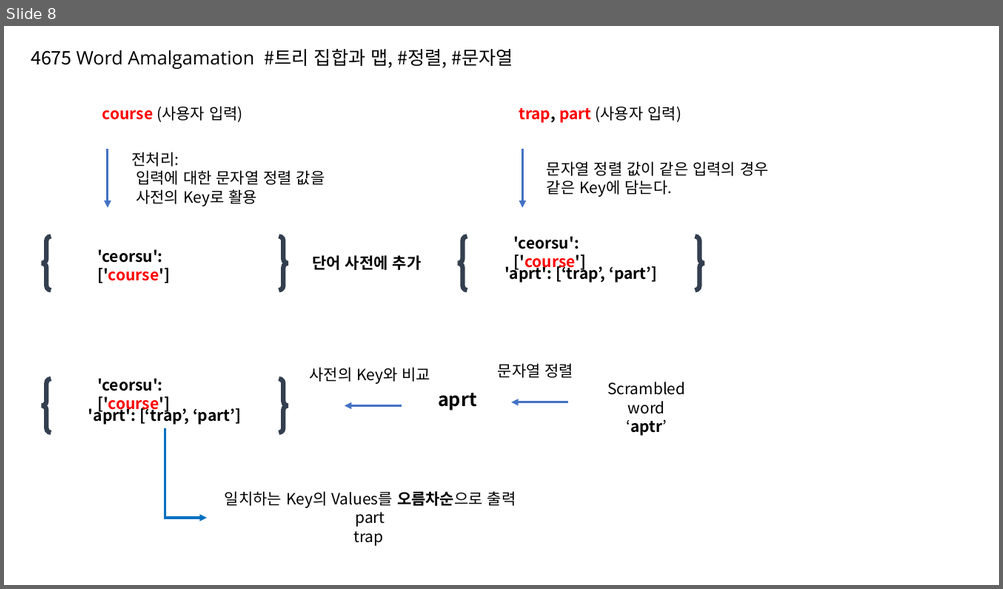
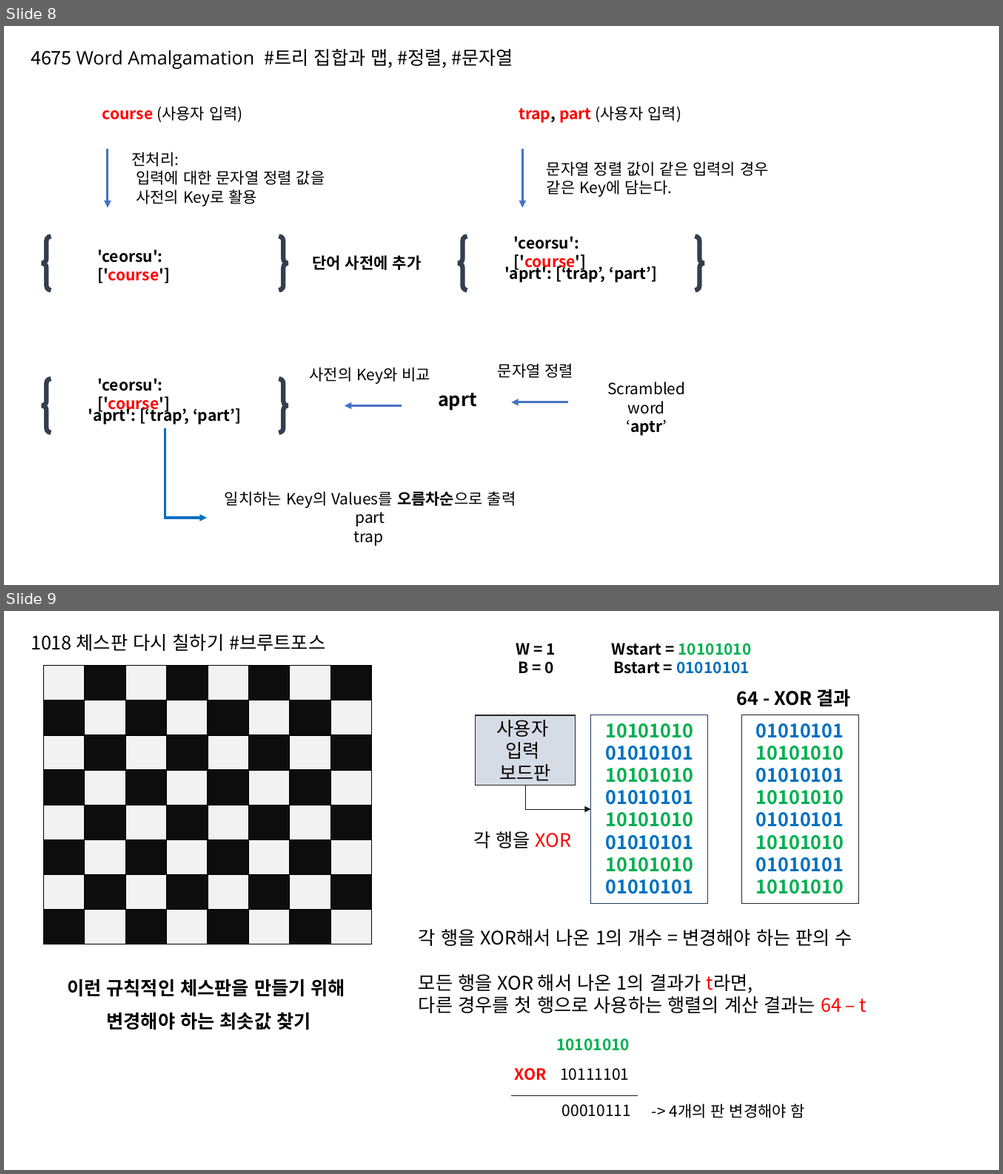
Before and after one commit to phantom0119/Baekjoon, a slide deck: 참고자료.pptx. Shown one above the other, each under a label of ours: slide 8 before the commit, slides 8 and 9 after it. The pictures are 1003x589 and 1003x1174 pixels, drawn with LibreOffice and Linux fonts; fonts in the diff are those of the drawing. Boxes give left, top, right and bottom in pixels: in the first picture for what was removed or moved away, otherwise in the second. Text is boxed around its words. In the diff, an @@ line names an element or a change of style, - is before the commit and + after.

```diff
--- a/참고자료.pptx
+++ b/참고자료.pptx
@@ slide 9 added at box(4, 611, 999, 1170), background #FFFFFF @@
@@ text added at box(31, 634, 325, 651), 18 pt, text #000000 @@
+1018 체스판 다시 칠하기 #브루트포스
@@ text added at box(516, 643, 555, 674), 15 pt, text #000000, bold @@
+W = 1
+B = 0
@@ text added at box(612, 643, 751, 674), 15 pt, text #000000, bold @@
+Wstart = 10101010
+Bstart = 01010101
@@ table added at box(43, 666, 372, 945), 8 rows, 8 columns @@
+ |  |  |  |  |  |  | 
+ |  |  |  |  |  |  | 
+ |  |  |  |  |  |  | 
+ |  |  |  |  |  |  | 
+ |  |  |  |  |  |  | 
+ |  |  |  |  |  |  | 
+ |  |  |  |  |  |  | 
+ |  |  |  |  |  |  | 
@@ text added at box(737, 689, 851, 707), 18 pt, text #000000, bold @@
+64 - XOR 결과
@@ rectangle added at box(475, 715, 575, 786), fill #D6DCE5, outline #262626 1 pt, 18 pt, text #000000 @@
+사용자
+입력
+보드판
@@ rectangle added at box(590, 715, 708, 903), outline #203864 0.75 pt, 18 pt, text #00B050, bold @@
+10101010
+01010101
+10101010
+01010101
+10101010
+01010101
+10101010
+01010101
@@ rectangle added at box(741, 715, 858, 903), outline #262626 0.75 pt, 18 pt, text #0070C0, bold @@
+01010101
+10101010
+01010101
+10101010
+01010101
+10101010
+01010101
+10101010
@@ table added at box(43, 735, 372, 771), 1 rows, 8 columns @@
+ |  |  |  |  |  |  | 
@@ table added at box(43, 770, 372, 805), 1 rows, 8 columns @@
+ |  |  |  |  |  |  | 
@@ elbow arrow added from (525, 786) to (590, 809), #181717 0.5 pt @@
@@ table added at box(43, 805, 372, 840), 1 rows, 8 columns @@
+ |  |  |  |  |  |  | 
@@ text added at box(473, 832, 572, 849), 18 pt, text #000000 @@
+각 행을 XOR
@@ table added at box(43, 840, 372, 875), 1 rows, 8 columns @@
+ |  |  |  |  |  |  | 
@@ table added at box(43, 875, 372, 910), 1 rows, 8 columns @@
+ |  |  |  |  |  |  | 
@@ table added at box(43, 909, 372, 945), 1 rows, 8 columns @@
+ |  |  |  |  |  |  | 
@@ text added at box(418, 929, 867, 1014), 18 pt, text #000000 @@
+각 행을 XOR해서 나온 1의 개수 = 변경해야 하는 판의 수
+모든 행을 XOR 해서 나온 1의 결과가 t라면,
+다른 경우를 첫 행으로 사용하는 행렬의 계산 결과는 64 – t
@@ text added at box(67, 979, 345, 1031), 18 pt, text #000000, bold @@
+이런 규칙적인 체스판을 만들기 위해
+변경해야 하는 최솟값 찾기
@@ text added at box(556, 1039, 629, 1051), 15 pt, text #00B050, bold @@
+10101010
@@ text added at box(515, 1068, 546, 1081), 15 pt, text #FF0000, bold @@
+XOR
@@ text added at box(560, 1068, 629, 1081), 15 pt, text #000000 @@
+10111101
@@ line added from (512, 1096) to (638, 1096), #181717 0.5 pt @@
@@ text added at box(562, 1105, 631, 1117), 15 pt, text #000000 @@
+00010111
@@ text added at box(669, 1104, 805, 1119), 15 pt, text #000000 @@
+-> 4개의 판 변경해야 함
```
Also in this commit, not shown: 2 slides changed, 1 slide removed, 3 other files.
